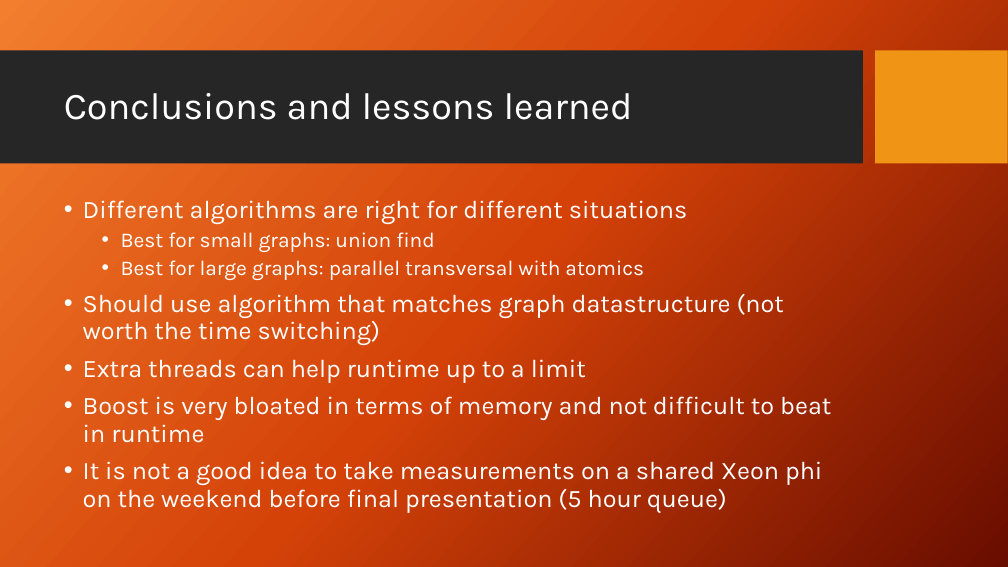
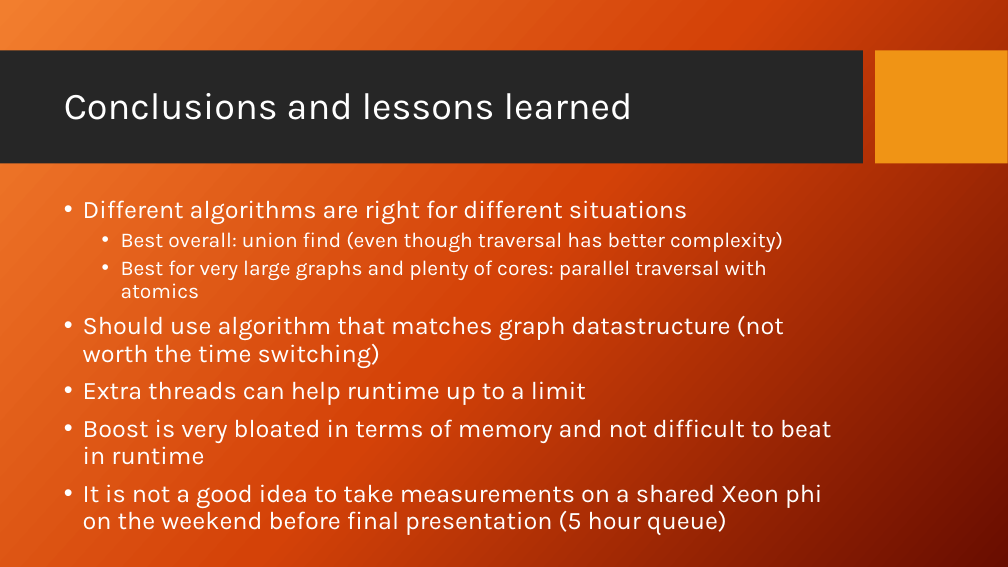
Before and after one commit to Aphlax/Parallelepipeds, a slide deck: slide 52 of FinalPresentation_Parallel Connected Components.pptx. Drawn at 1008x567 pixels with LibreOffice and Linux fonts; fonts in the diff are those of the drawing; background and template pictures are left out. Boxes give left, top, right and bottom in pixels: in the first picture for what was removed or moved away, otherwise in the second. Text is boxed around its words. In the diff, an @@ line names an element or a change of style, - is before the commit and + after.

Commit message:
final presentation + pdf

```diff
--- a/FinalPresentation_Parallel Connected Components.pptx
+++ b/FinalPresentation_Parallel Connected Components.pptx
@@ text at box(121, 232, 783, 299): text changed @@
-  • Best for small graphs: union find
-  • Best for large graphs: parallel transversal with atomics
+  • Best overall: union find (even though traversal has better complexity)
+  • Best for very large graphs and plenty of cores: parallel traversal with atomics
```
Also in this commit, not shown: 32 other slides changed, 1 other file.
